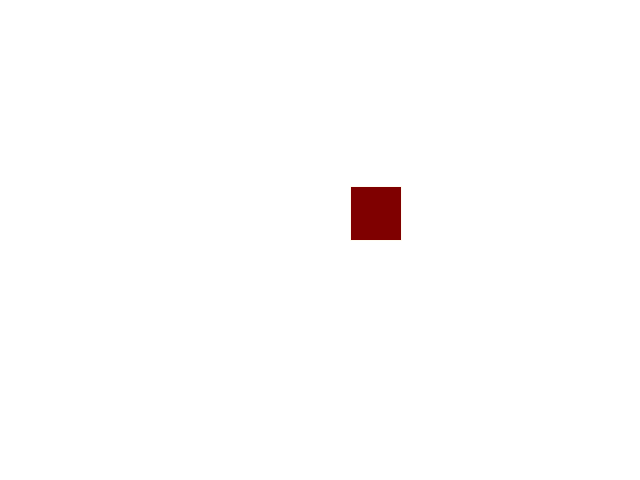
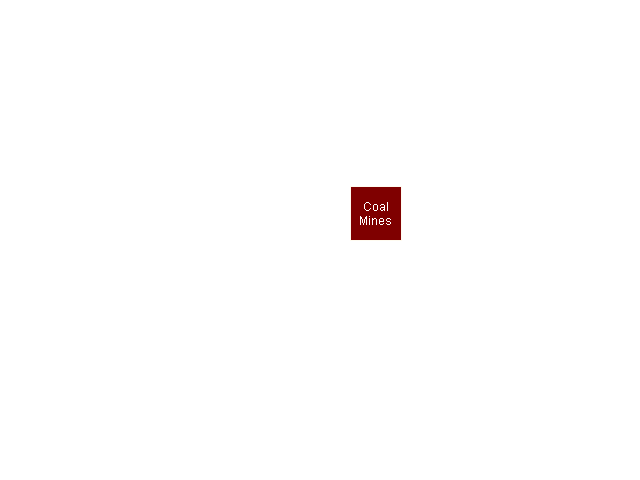
The second 640 x 480 image is a revision of the first. Changes to its layers:
added layer "Coal ..." above "tz東09.png" over (360, 202, 391, 225)
showed "Pasted Layer" over (360, 202, 391, 225)
